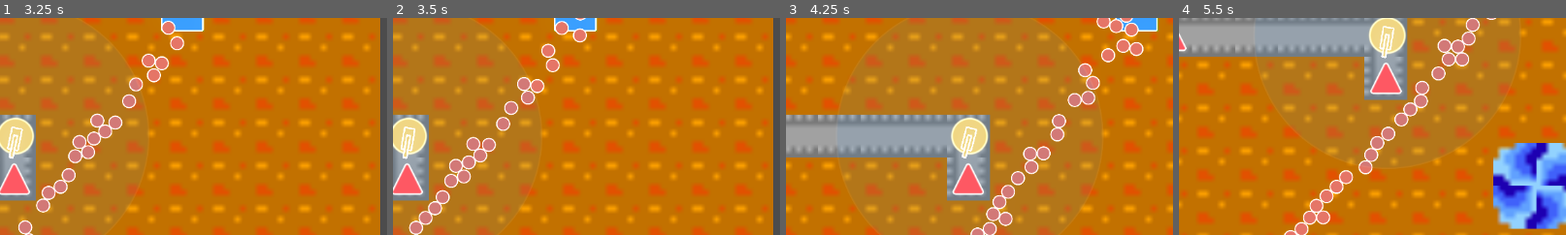
Above: before the commit, frames 1-4 (left to right).
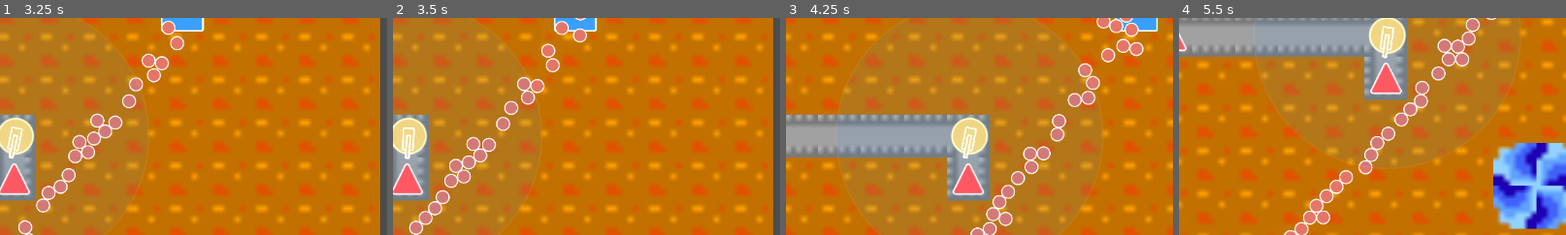
Above: after the commit, the same moments.

Repository: EEEEEEEEthan/BotDefence
Game: Godot game, scene res://Game.tscn
Same seed, same stepped clock (60 frames per second), same inputs: the game is played once before the commit and once after it.
Inputs (mouse positions are % of the whole screen's width and height, from its top left):
- Up to frame 1 (3.25 s): tap Enter at 0.5 s; move the mouse to (72, 45) at 0.52 s; hold D 0.53-1.25 s; hold Ctrl 0.53-1.25 s; click (72, 45) at 0.67 s; drag from (30, 55) to (45, 70) at 1.27 s; move the mouse to (60, 28) at 2.02 s; hold D 2.03-2.75 s; hold Ctrl 2.03-2.75 s; drag from (45, 70) to (20, 35) at 2.77 s
- Up to frame 2 (3.5 s): no input
- Up to frame 3 (4.25 s): move the mouse to (80, 65) at 3.52 s; hold A from 3.53 s (still down); hold Ctrl from 3.53 s (still down)
- Up to frame 4 (5.5 s): release A at 4.25 s; release Ctrl at 4.25 s; drag from (20, 35) to (35, 25) at 4.27 s; move the mouse to (55, 50) at 5.02 s; hold S from 5.03 s (still down); hold Ctrl from 5.03 s (still down); click (55, 50) at 5.17 s
The pictures show only the part of the screen within x 18-68%, y 18-67%; the shares and areas given below are measured in that part.

Frame 1 is identical in both runs. In frame 2, 0.2% of the frame differs, in the area x 2-6%, y 50-66%; in frame 3, 0.1%; in frame 4, less than 0.1%.

Commit message:
将路径剩余距离缓存下沉到怪物API
把剩余路径计算与0.2秒缓存放到Monster侧，避免重叠防御塔重复计算同一怪物路径。
Tower改为通过统一接口读取缓存结果，维持每帧索敌同时降低重复开销。

Made-with: Cursor
Signed-off-by: Cursor <cursor@local>

Diff:
--- /dev/null
+++ b/Monsters/Monster.gd
@@ -0,0 +1,57 @@
+extends RigidBody2D
+
+const MOVE_PUSH_FORCE: float = 900.0
+const ROTATE_SMOOTH: float = 12.0
+const GOAL_REPLAN_DISTANCE: float = 32.0
+const DIRECTION_EPSILON_SQ: float = 0.0004
+const GOAL_CENTER: Vector2 = Vector2(565, 679)
+const REMAINING_PATH_DISTANCE_CACHE_DURATION_MSEC: int = 200
+
+@onready var nav_agent: NavigationAgent2D = $%NavigationAgent2D
+
+var remaining_path_distance_cache: float = INF
+var remaining_path_distance_cache_expire_time_msec: int = 0
+
+
+func _physics_process(delta: float) -> void:
+	nav_agent.target_position = GOAL_CENTER
+	var next_position: Vector2 = nav_agent.get_next_path_position()
+	var to_next: Vector2 = next_position - global_position
+	var direction: Vector2 = Vector2.ZERO
+	if to_next.length_squared() >= DIRECTION_EPSILON_SQ:
+		direction = to_next.normalized()
+		apply_central_force(direction * MOVE_PUSH_FORCE)
+
+	var face: Vector2 = Vector2.ZERO
+	if direction != Vector2.ZERO:
+		face = direction
+	elif linear_velocity.length_squared() >= DIRECTION_EPSILON_SQ:
+		face = linear_velocity.normalized()
+	if face != Vector2.ZERO:
+		rotation = lerp_angle(rotation, face.angle(), ROTATE_SMOOTH * delta)
+
+	if Time.get_ticks_msec() >= remaining_path_distance_cache_expire_time_msec:
+		remaining_path_distance_cache = INF
+
+
+func get_remaining_path_distance() -> float:
+	var now_time_msec: int = Time.get_ticks_msec()
+	if now_time_msec >= remaining_path_distance_cache_expire_time_msec:
+		remaining_path_distance_cache = _calculate_remaining_path_distance()
+		remaining_path_distance_cache_expire_time_msec = now_time_msec + REMAINING_PATH_DISTANCE_CACHE_DURATION_MSEC
+	return remaining_path_distance_cache
+
+
+func _calculate_remaining_path_distance() -> float:
+	var current_navigation_path: PackedVector2Array = nav_agent.get_current_navigation_path()
+	if current_navigation_path.is_empty():
+		return INF
+
+	var current_path_index: int = nav_agent.get_current_navigation_path_index()
+	var clamped_path_index: int = clampi(current_path_index, 0, current_navigation_path.size() - 1)
+	var remaining_path_distance: float = global_position.distance_to(current_navigation_path[clamped_path_index])
+	for path_point_index in range(clamped_path_index, current_navigation_path.size() - 1):
+		var from_path_point: Vector2 = current_navigation_path[path_point_index]
+		var to_path_point: Vector2 = current_navigation_path[path_point_index + 1]
+		remaining_path_distance += from_path_point.distance_to(to_path_point)
+	return remaining_path_distance
--- a/Monsters/Monster.tscn
+++ b/Monsters/Monster.tscn
@@ -1,43 +1,10 @@
 [gd_scene format=3 uid="uid://0u8vi8jcjmxw"]
 
 [ext_resource type="PackedScene" uid="uid://bo82gudpd2mwx" path="res://Geometry/Circle.tscn" id="1_vb3nq"]
+[ext_resource type="Script" path="res://Monsters/Monster.gd" id="2_8a1u4"]
 
 [sub_resource type="PhysicsMaterial" id="PhysicsMaterial_5vc1h"]
 friction = 0.0
-
-[sub_resource type="GDScript" id="GDScript_3mrqo"]
-script/source = "extends RigidBody2D
-
-## 沿导航朝目标推进：用 central force 驱动，线速度阻尼由 linear_damp 与工程默认值决定
-## 不再每帧直接改 global_position，重叠与滑行由物理解算
-
-## 朝路径方向的推力（与质量、linear_damp 一起决定稳态速度）
-const MOVE_PUSH_FORCE: float = 900.0
-const ROTATE_SMOOTH: float = 12.0
-## 仍距目标超过此半径却收到 navigation_finished 时重算路径（RigidBody 被挤离网格时常见）
-const GOAL_REPLAN_DISTANCE: float = 32.0
-const DIRECTION_EPSILON_SQ: float = 0.0004
-const GOAL_CENTER: Vector2 = Vector2(565, 679)
-
-@onready var nav_agent: NavigationAgent2D = $%NavigationAgent2D
-
-func _physics_process(delta: float) -> void:
-	nav_agent.target_position = GOAL_CENTER
-	var next_position: Vector2 = nav_agent.get_next_path_position()
-	var to_next: Vector2 = next_position - global_position
-	var direction: Vector2 = Vector2.ZERO
-	if to_next.length_squared() >= DIRECTION_EPSILON_SQ:
-		direction = to_next.normalized()
-		apply_central_force(direction * MOVE_PUSH_FORCE)
-
-	var face: Vector2 = Vector2.ZERO
-	if direction != Vector2.ZERO:
-		face = direction
-	elif linear_velocity.length_squared() >= DIRECTION_EPSILON_SQ:
-		face = linear_velocity.normalized()
-	if face != Vector2.ZERO:
-		rotation = lerp_angle(rotation, face.angle(), ROTATE_SMOOTH * delta)
-"
 
 [sub_resource type="CircleShape2D" id="CircleShape2D_monster"]
 
@@ -48,7 +15,7 @@
 gravity_scale = 0.0
 lock_rotation = true
 linear_damp = 5.0
-script = SubResource("GDScript_3mrqo")
+script = ExtResource("2_8a1u4")
 
 [node name="Sprite2D" parent="." unique_id=704267330 instance=ExtResource("1_vb3nq")]
 instance_shader_parameters/fill_color = Color(0.900388, 0.4558068, 0.3999015, 1)
--- a/Tower/Tower.gd
+++ b/Tower/Tower.gd
@@ -9,15 +9,13 @@
 		detection_radius = max(value, 0.0)
 		if is_node_ready():
 			_refresh_range_visual()
-## 终点位置：怪物越靠近该点，优先级越高
-@export var goal_position: Vector2 = Vector2(565, 679)
 
 
 func _ready() -> void:
 	_refresh_range_visual()
 
 
-func _physics_process(delta: float) -> void:
+func _physics_process(_delta: float) -> void:
 	if Engine.is_editor_hint():
 		return
 	var target_monster: Node2D = _find_highest_priority_monster()
@@ -43,15 +41,17 @@
 
 	var query_results: Array = direct_space_state.intersect_shape(shape_query, 64)
 	var selected_monster: Node2D = null
-	var best_goal_distance: float = INF
+	var best_remaining_path_distance: float = INF
 	for query_result in query_results:
 		var collider: Object = query_result["collider"]
 		if not collider is Node2D:
 			continue
 		var monster: Node2D = collider
-		var goal_distance: float = monster.global_position.distance_to(goal_position)
-		if goal_distance < best_goal_distance:
-			best_goal_distance = goal_distance
+		if not monster.has_method("get_remaining_path_distance"):
+			continue
+		var remaining_path_distance: float = monster.call("get_remaining_path_distance")
+		if remaining_path_distance < best_remaining_path_distance:
+			best_remaining_path_distance = remaining_path_distance
 			selected_monster = monster
 	return selected_monster
 
